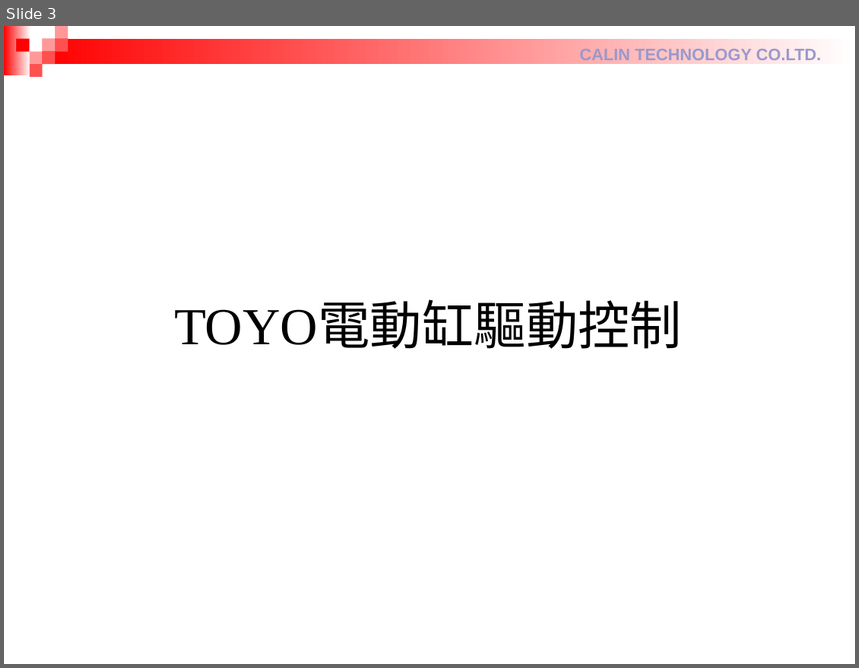
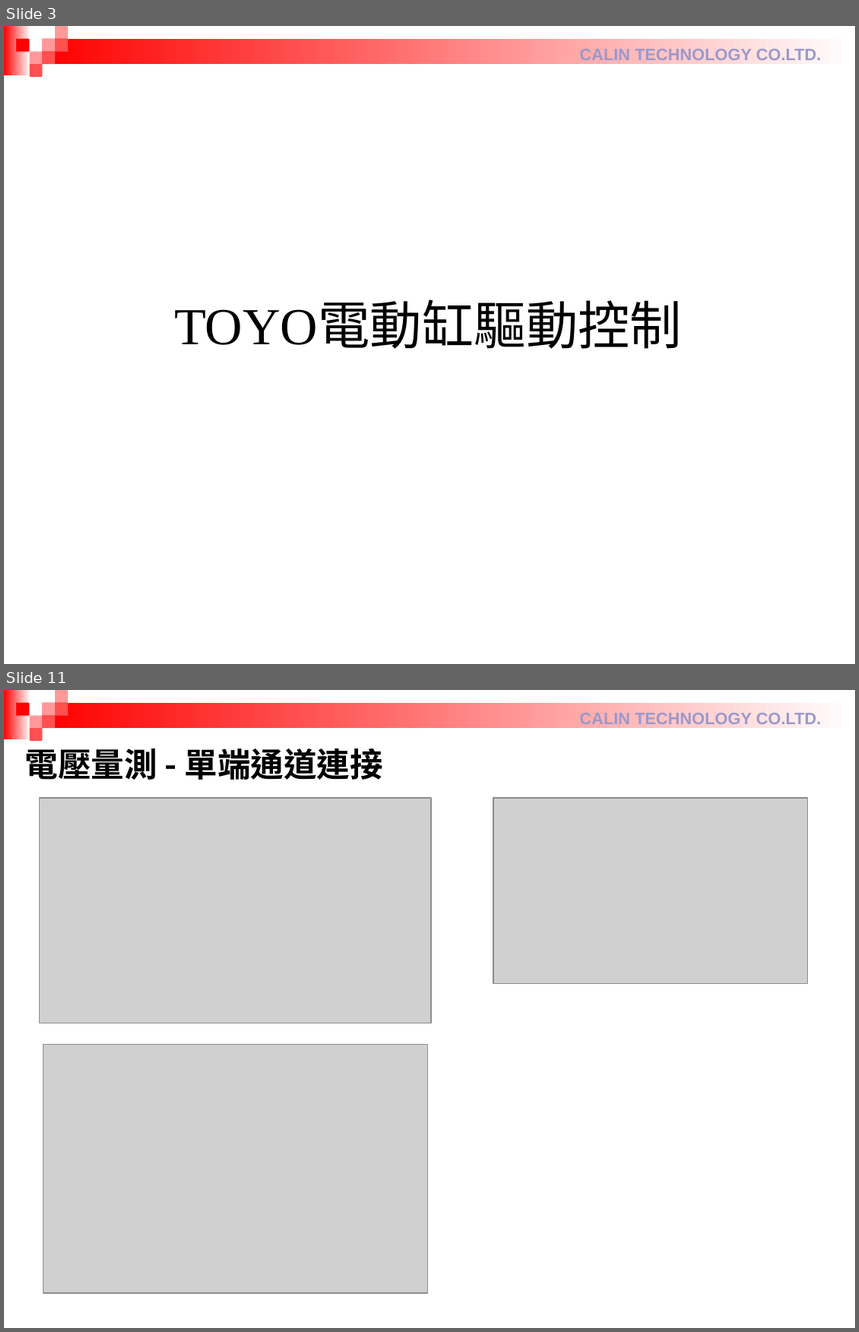
Before and after one commit to RaphWu/DataExchange, a slide deck: 設備部週報_吳仁中 20250827.pptx. Shown one above the other, each under a label of ours: slide 3 before the commit, slides 3 and 11 after it; the slides between them are not shown. The pictures are 859x668 and 859x1332 pixels, drawn with LibreOffice and Linux fonts; fonts in the diff are those of the drawing; grey boxes stand for pictures. Boxes give left, top, right and bottom in pixels: in the first picture for what was removed or moved away, otherwise in the second. Text is boxed around its words. In the diff, an @@ line names an element or a change of style, - is before the commit and + after.

```diff
--- a/設備部週報_吳仁中 20250827.pptx
+++ b/設備部週報_吳仁中 20250827.pptx
@@ slide 11 added at [4, 690, 855, 1328], background #FFFFFF; not listed: 10 template elements that a slide beside it also shows @@
@@ text added at [25, 749, 383, 780], 28 pt, text #000000, bold @@
+電壓量測 - 單端通道連接
@@ picture added at [40, 798, 431, 1024] @@
@@ picture added at [493, 798, 807, 983] @@
@@ picture added at [44, 1045, 428, 1293] @@
```
Also in this commit, not shown: 10 other slides added, 3 slides removed.
